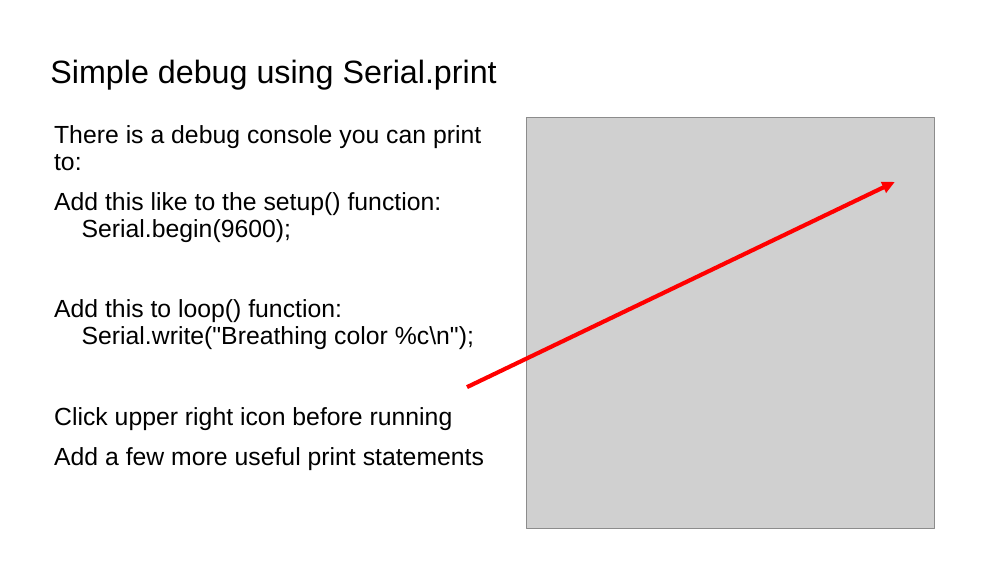
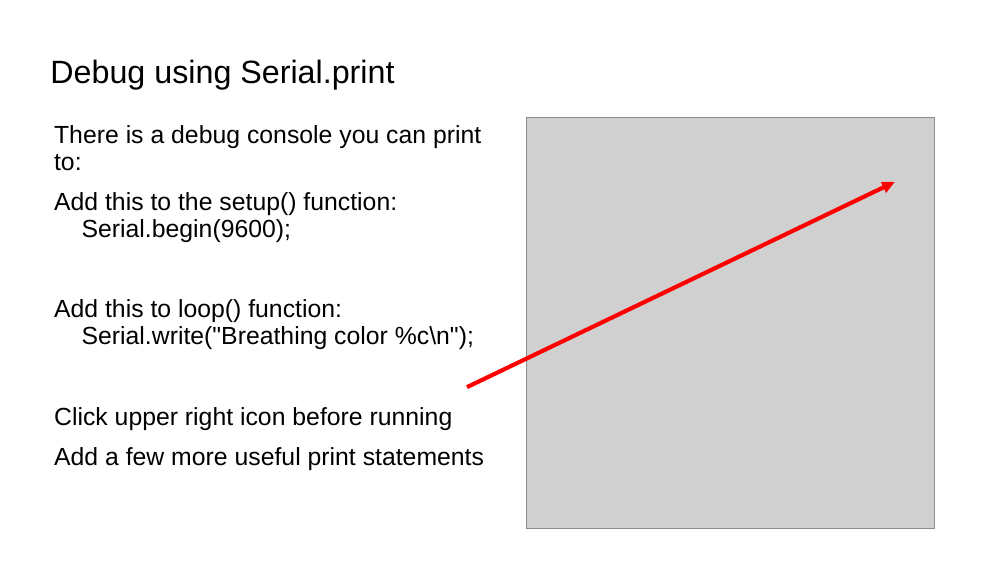
Before and after one commit to bradakelly/ArduinoDevelopmentWorkshop, a slide deck: slide 17 of CourseSlideshow.odp. Drawn at 1008x567 pixels with LibreOffice and Linux fonts; fonts in the diff are those of the drawing; grey boxes stand for pictures; background and template pictures are left out. Boxes give left, top, right and bottom in pixels: in the first picture for what was removed or moved away, otherwise in the second. Text is boxed around its words. In the diff, an @@ line names an element or a change of style, - is before the commit and + after.

Commit message:
Fixed title fonts

```diff
--- a/CourseSlideshow.odp
+++ b/CourseSlideshow.odp
@@ title at (x1=50, y1=59, x2=394, y2=89): text changed @@
-Simple debug using Serial.print
+Debug using Serial.print
@@ text at (x1=54, y1=192, x2=397, y2=242): text changed @@
-Add this like to the setup() function:
-Serial.begin(9600);
+Add this to the setup() function:
+Serial.begin(9600);
```
Also in this commit, not shown: 3 other slides changed.
